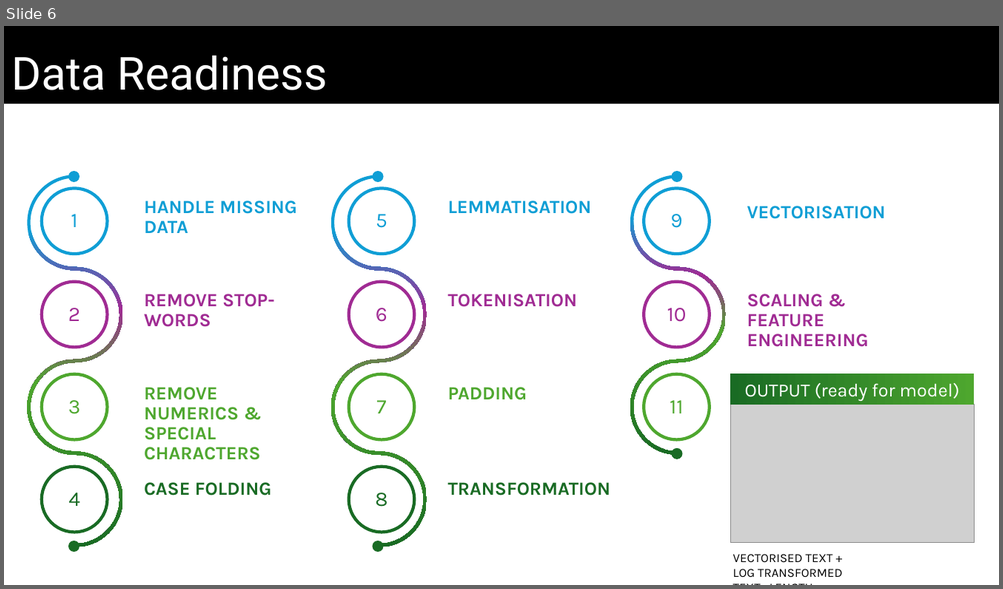
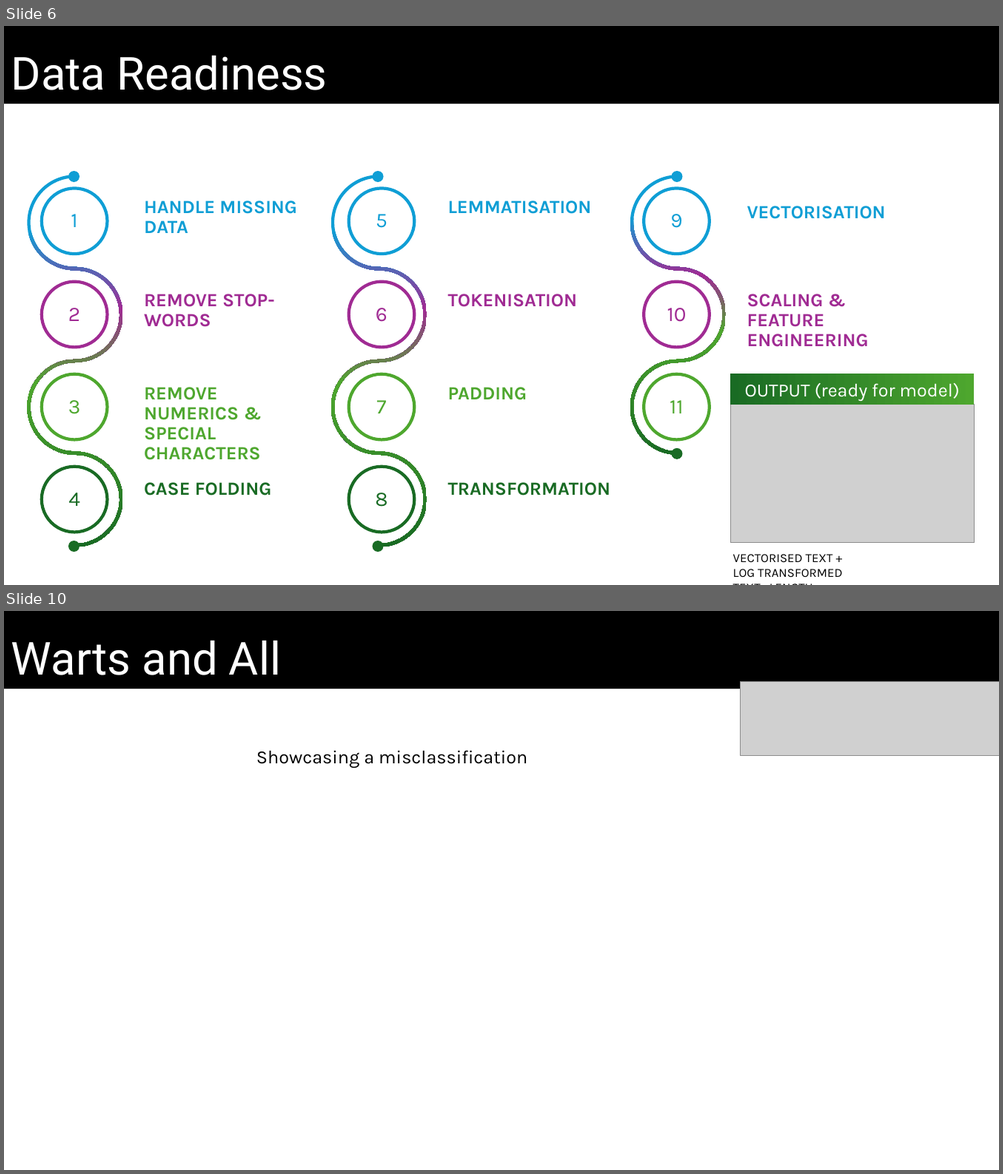
Before and after one commit to Whereiswendy/Fake-News-Predictor, a slide deck: DRAFT_Slides_v0.2_ww.pptx. Shown one above the other, each under a label of ours: slide 6 before the commit, slides 6 and 10 after it; the slides between them are not shown. The pictures are 1003x589 and 1003x1174 pixels, drawn with LibreOffice and Linux fonts; fonts in the diff are those of the drawing; grey boxes stand for pictures. Boxes give left, top, right and bottom in pixels: in the first picture for what was removed or moved away, otherwise in the second. Text is boxed around its words. In the diff, an @@ line names an element or a change of style, - is before the commit and + after.

Commit message:
WW - more work on presentation

```diff
--- a/DRAFT_Slides_v0.2_ww.pptx
+++ b/DRAFT_Slides_v0.2_ww.pptx
@@ slide 10 added at box(4, 611, 999, 1170), background #FFFFFF @@
@@ rectangle added at box(4, 611, 999, 689), fill #000000, 44 pt, text #FFFFFF @@
+Warts and All
@@ picture added at box(740, 682, 999, 756) @@
@@ text added at box(256, 750, 527, 769), 18 pt, text #000000 @@
+Showcasing a misclassification
```
Also in this commit, not shown: 2 slides changed, 3 other slides added, 1 slide removed.
